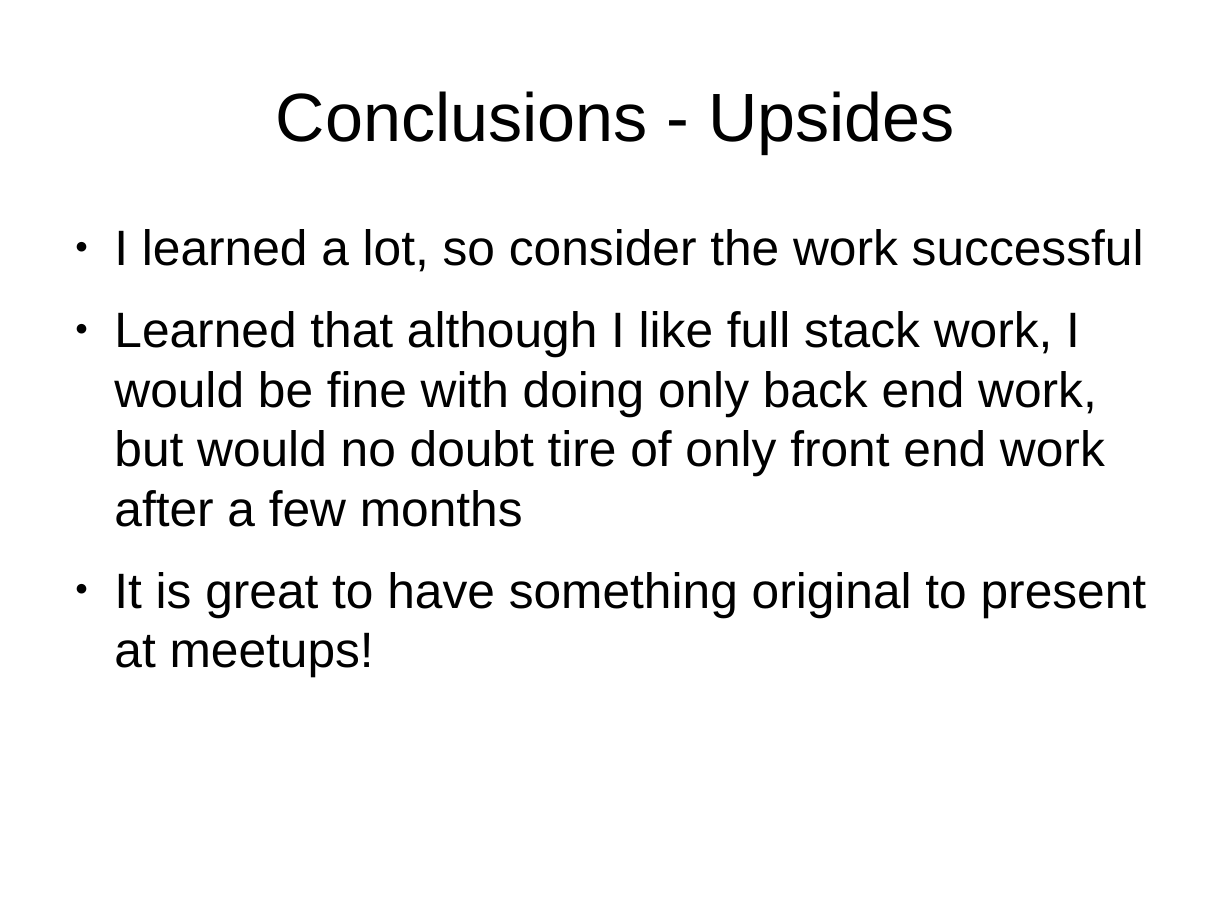
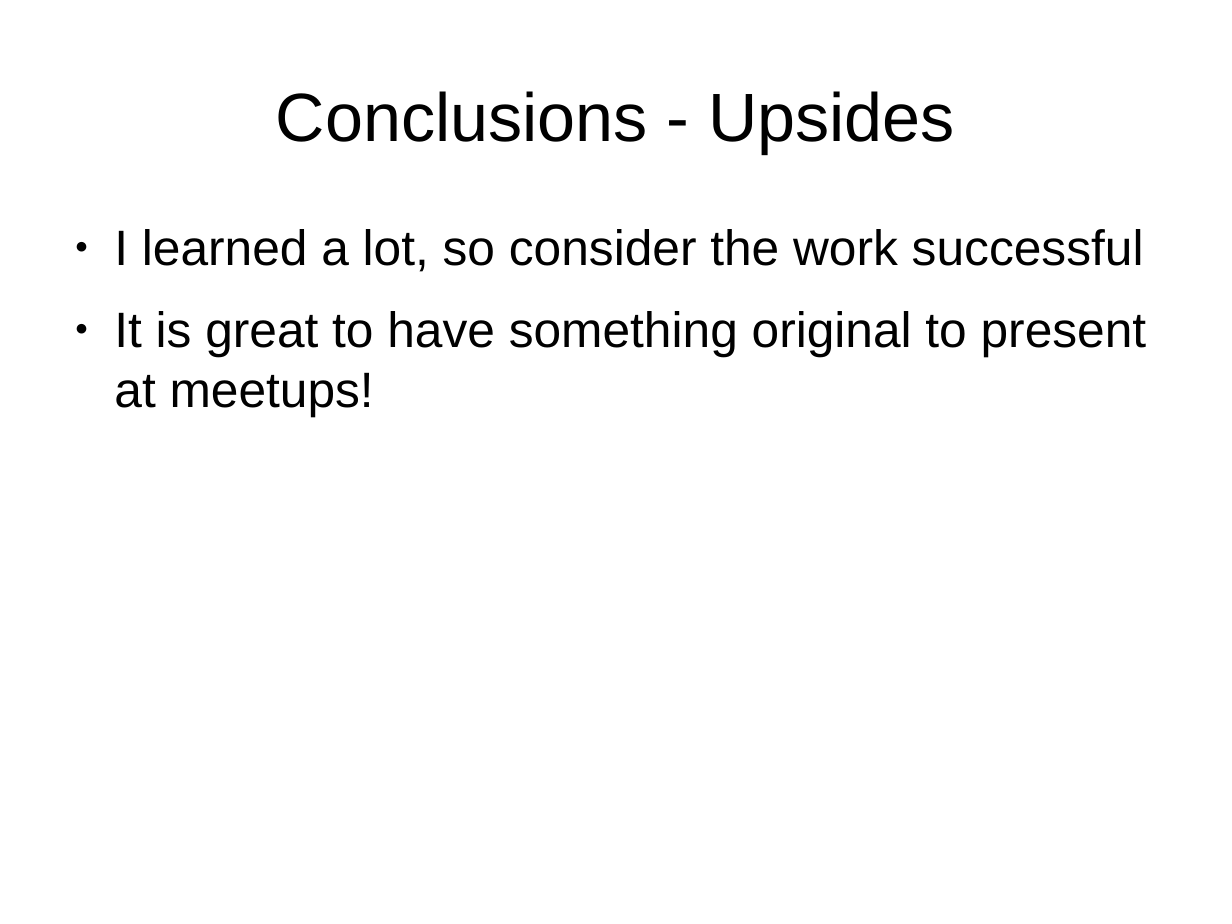
Before and after one commit to tomwhartung/jmws_accoutrements, a slide deck: slide 21 of presentations/2016_07-Drupal/9-slides.odp (slide 22 before the commit). Drawn at 1232x924 pixels with LibreOffice and Linux fonts; fonts in the diff are those of the drawing. Boxes give left, top, right and bottom in pixels: in the first picture for what was removed or moved away, otherwise in the second. Text is boxed around its words. In the diff, an @@ line names an element or a change of style, - is before the commit and + after.

```diff
--- a/presentations/2016_07-Drupal/9-slides.odp
+++ b/presentations/2016_07-Drupal/9-slides.odp
@@ text at <box>114,311,1105,527</box>: paragraph removed @@
-● Learned that although I like full stack work, I would be fine with doing only back end work, but would no doubt tire of only front end work after a few months
```
Also in this commit, not shown: 2 other slides changed.
